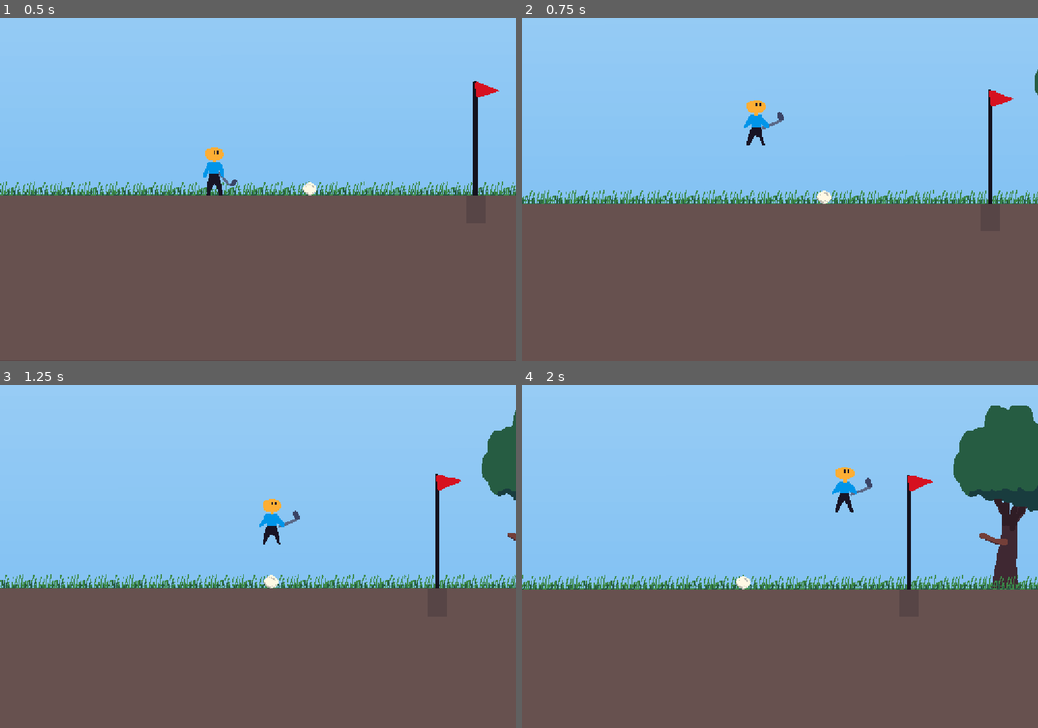
Above: before the commit, frames 1-4 (two rows, left to right).
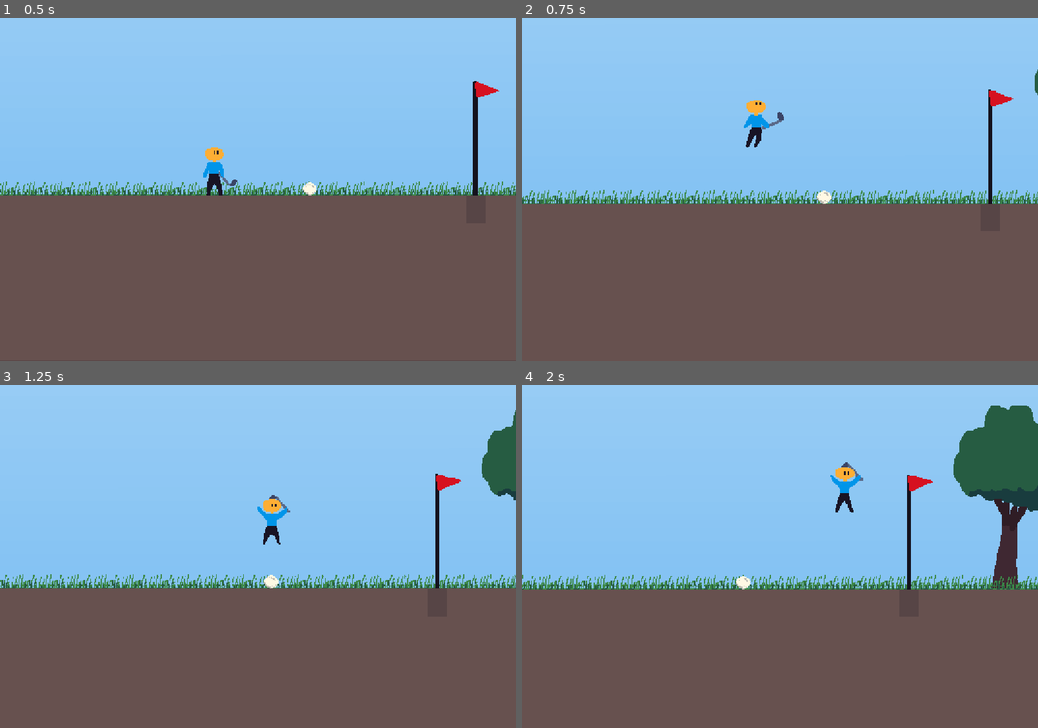
Above: after the commit, the same moments.

Repository: martindzejky/down-golf
Game: Godot game, scene res://main.tscn
Two runs of this game, one before a commit and one after it. Both use one fixed random seed, a clock stepped at 60 frames per second and the inputs below.
Inputs:
- Up to frame 1 (0.5 s): no input
- Up to frame 2 (0.75 s): hold Right (move_right) from 0.53 s (still down); hold Up (jump) from 0.53 s (still down)
- Up to frame 3 (1.25 s): keep holding Right (move_right); keep holding Up (jump)
- Up to frame 4 (2 s): keep holding Right (move_right); release Up (jump) at 1.28 s; tap Space (shoot) at 1.35 s; tap Up (jump) at 1.52, 1.55, 1.82 s

Frame 1 is identical in both runs. In frame 2, less than 0.1% of the frame differs, in the area x 43-48%, y 24-38%; in frame 3, 0.2%; in frame 4, 0.3%, in the area x 59-98%, y 22-47%.

Commit message:
improve animations

Diff:
--- a/objects/player.gd
+++ b/objects/player.gd
@@ -61,7 +61,10 @@
 
   # Update animation
   if not is_on_floor():
-    animation.play('jump')
+    if velocity.y < 0:
+      animation.play('jump')
+    else:
+      animation.play('falling')
   elif abs(velocity.x) > 0.1:
     animation.play('run')
   else:
--- a/objects/player.tscn
+++ b/objects/player.tscn
@@ -51,25 +51,43 @@
 "times": PackedFloat32Array(0),
 "transitions": PackedFloat32Array(1),
 "update": 1,
-"values": [13]
+"values": [16]
+}
+
+[sub_resource type="Animation" id="Animation_falling"]
+resource_name = "falling"
+length = 0.1
+loop_mode = 1
+step = 0.125
+tracks/0/type = "value"
+tracks/0/imported = false
+tracks/0/enabled = true
+tracks/0/path = NodePath("flip/sprite:frame")
+tracks/0/interp = 1
+tracks/0/loop_wrap = true
+tracks/0/keys = {
+"times": PackedFloat32Array(0),
+"transitions": PackedFloat32Array(1),
+"update": 1,
+"values": [6]
 }
 
 [sub_resource type="Animation" id="Animation_idle"]
 resource_name = "idle"
-length = 0.1
-loop_mode = 1
-step = 0.125
-tracks/0/type = "value"
-tracks/0/imported = false
-tracks/0/enabled = true
-tracks/0/path = NodePath("flip/sprite:frame")
-tracks/0/interp = 1
-tracks/0/loop_wrap = true
-tracks/0/keys = {
-"times": PackedFloat32Array(0),
-"transitions": PackedFloat32Array(1),
-"update": 1,
-"values": [0]
+length = 1.00005
+loop_mode = 1
+step = 0.5
+tracks/0/type = "value"
+tracks/0/imported = false
+tracks/0/enabled = true
+tracks/0/path = NodePath("flip/sprite:frame")
+tracks/0/interp = 1
+tracks/0/loop_wrap = true
+tracks/0/keys = {
+"times": PackedFloat32Array(0, 0.5),
+"transitions": PackedFloat32Array(1, 1),
+"update": 1,
+"values": [0, 1]
 }
 
 [sub_resource type="Animation" id="Animation_jump"]
@@ -87,7 +105,7 @@
 "times": PackedFloat32Array(0),
 "transitions": PackedFloat32Array(1),
 "update": 1,
-"values": [4]
+"values": [5]
 }
 
 [sub_resource type="Animation" id="Animation_ready_to_shoot"]
@@ -105,7 +123,7 @@
 "times": PackedFloat32Array(0),
 "transitions": PackedFloat32Array(1),
 "update": 1,
-"values": [12]
+"values": [15]
 }
 
 [sub_resource type="Animation" id="Animation_run"]
@@ -123,12 +141,12 @@
 "times": PackedFloat32Array(0, 0.125, 0.25, 0.375),
 "transitions": PackedFloat32Array(1, 1, 1, 1),
 "update": 1,
-"values": [8, 9, 10, 11]
+"values": [10, 11, 12, 13]
 }
 
 [sub_resource type="Animation" id="Animation_shooting"]
 resource_name = "shooting"
-length = 0.187506
+length = 0.375006
 step = 0.0625
 tracks/0/type = "value"
 tracks/0/imported = false
@@ -137,10 +155,10 @@
 tracks/0/interp = 1
 tracks/0/loop_wrap = true
 tracks/0/keys = {
-"times": PackedFloat32Array(0, 0.0625),
-"transitions": PackedFloat32Array(1, 1),
-"update": 1,
-"values": [14, 15]
+"times": PackedFloat32Array(0, 0.0625, 0.125),
+"transitions": PackedFloat32Array(1, 1, 1),
+"update": 1,
+"values": [17, 18, 19]
 }
 tracks/1/type = "value"
 tracks/1/imported = false
@@ -149,7 +167,7 @@
 tracks/1/interp = 1
 tracks/1/loop_wrap = true
 tracks/1/keys = {
-"times": PackedFloat32Array(0, 0.125),
+"times": PackedFloat32Array(0, 0.0625),
 "transitions": PackedFloat32Array(1, 1),
 "update": 1,
 "values": [false, true]
@@ -159,6 +177,7 @@
 _data = {
 &"RESET": SubResource("Animation_ykyjo"),
 &"charging": SubResource("Animation_charging"),
+&"falling": SubResource("Animation_falling"),
 &"idle": SubResource("Animation_idle"),
 &"jump": SubResource("Animation_jump"),
 &"ready_to_shoot": SubResource("Animation_ready_to_shoot"),
@@ -180,7 +199,7 @@
 [node name="sprite" type="Sprite2D" parent="flip"]
 position = Vector2(0, -32)
 texture = ExtResource("1_eqqp1")
-hframes = 4
+hframes = 5
 vframes = 4
 
 [node name="shoot-area" type="Area2D" parent="flip"]
Not shown: 1 places in objects/player.tscn that only renumber resources
Binary file changed: sprites/player.aseprite
Binary file changed: sprites/player.png
Binary file changed: sprites/tree.aseprite
Binary file changed: sprites/tree.png
